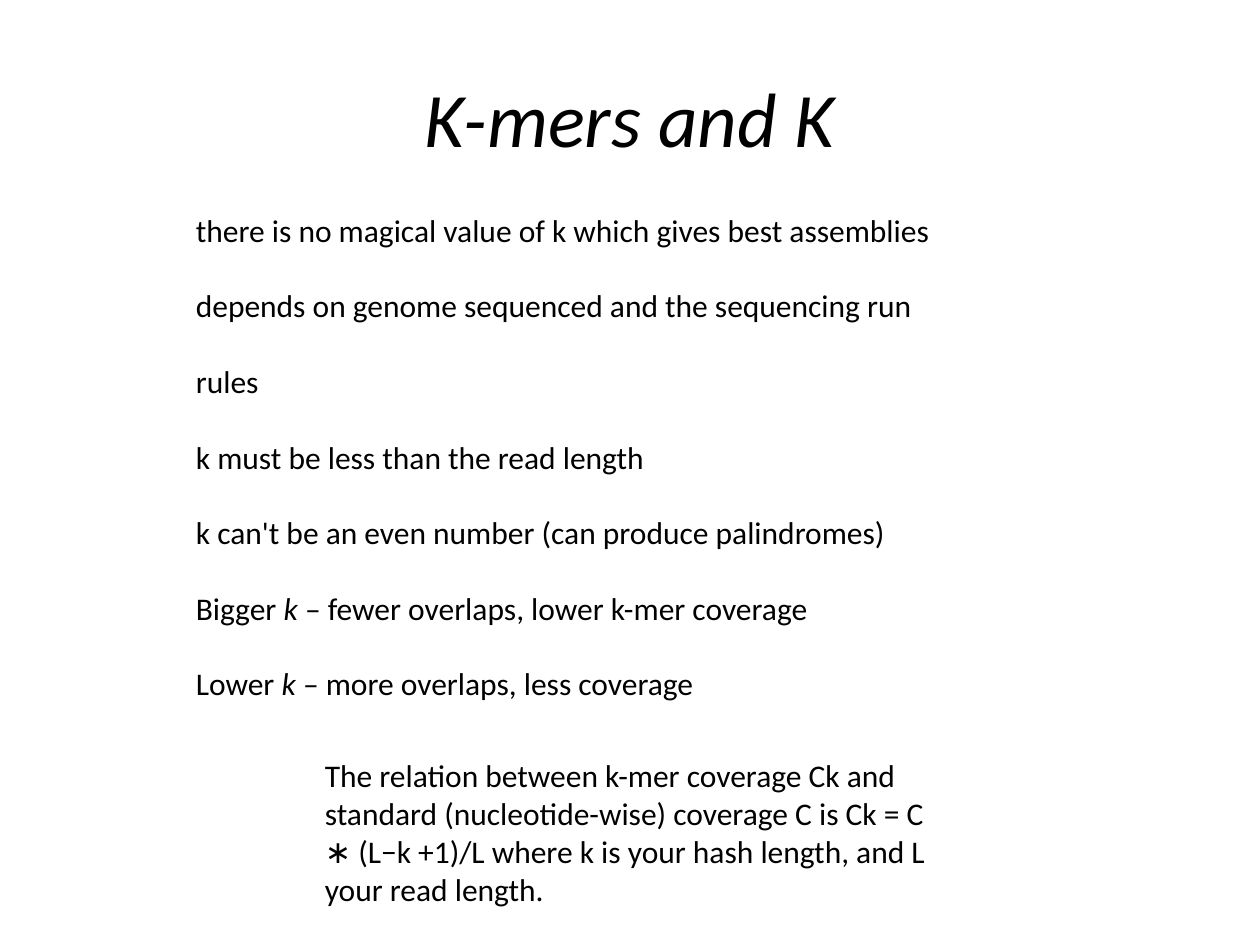
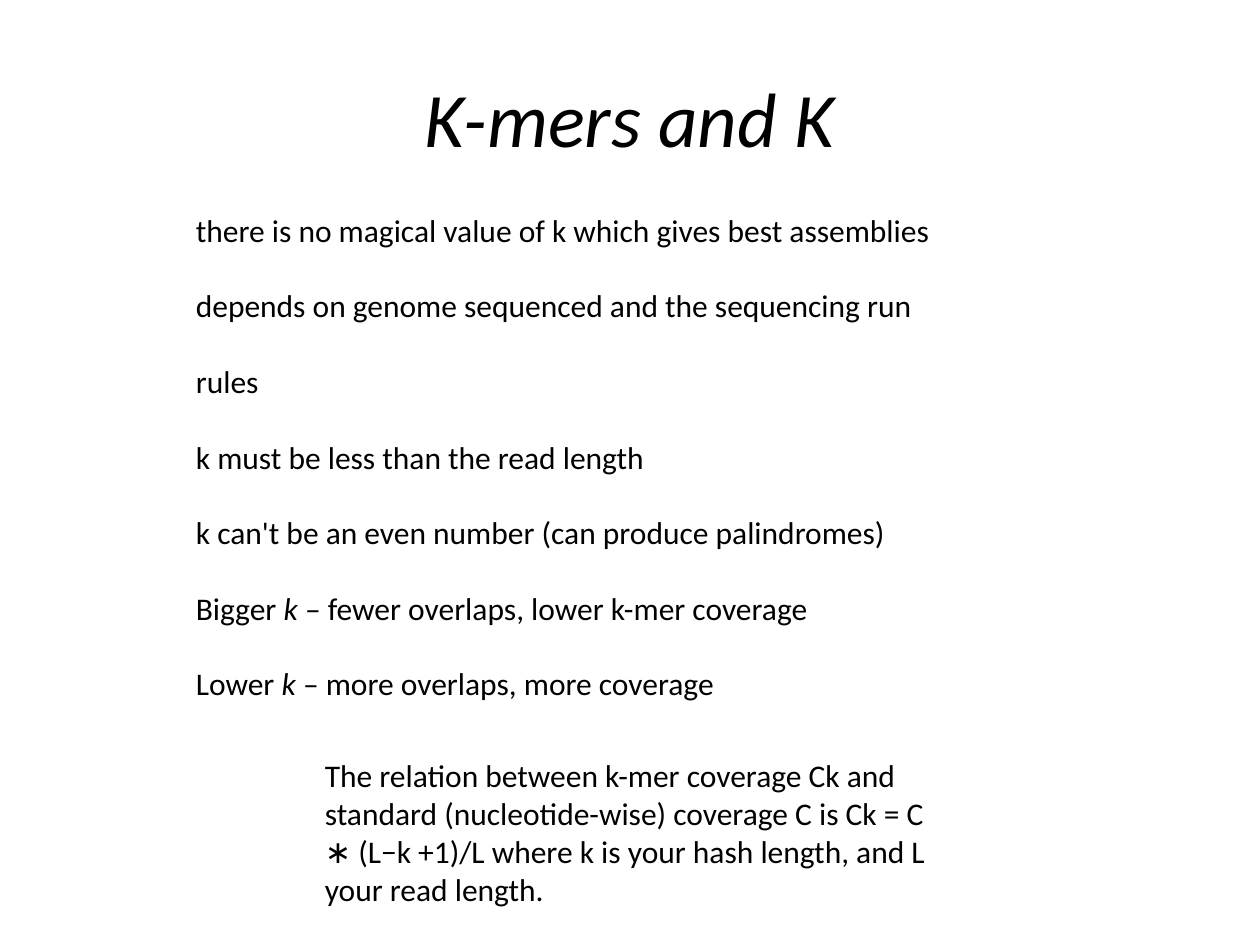
Before and after one commit to lexnederbragt/denovo-assembly-tutorial, a slide deck: slide 4 of presentations/Practical_4_Velvet_de_novo_assembly.pptx. Drawn at 1260x945 pixels with LibreOffice and Linux fonts; fonts in the diff are those of the drawing. Boxes give left, top, right and bottom in pixels: in the first picture for what was removed or moved away, otherwise in the second. Text is boxed around its words. In the diff, an @@ line names an element or a change of style, - is before the commit and + after.

```diff
--- a/presentations/Practical_4_Velvet_de_novo_assembly.pptx
+++ b/presentations/Practical_4_Velvet_de_novo_assembly.pptx
@@ text at [196, 673, 714, 701]: text changed @@
-Lower k – more overlaps, less coverage
+Lower k – more overlaps, more coverage
```
Also in this commit, not shown: 1 other slide changed, 4 other files.
